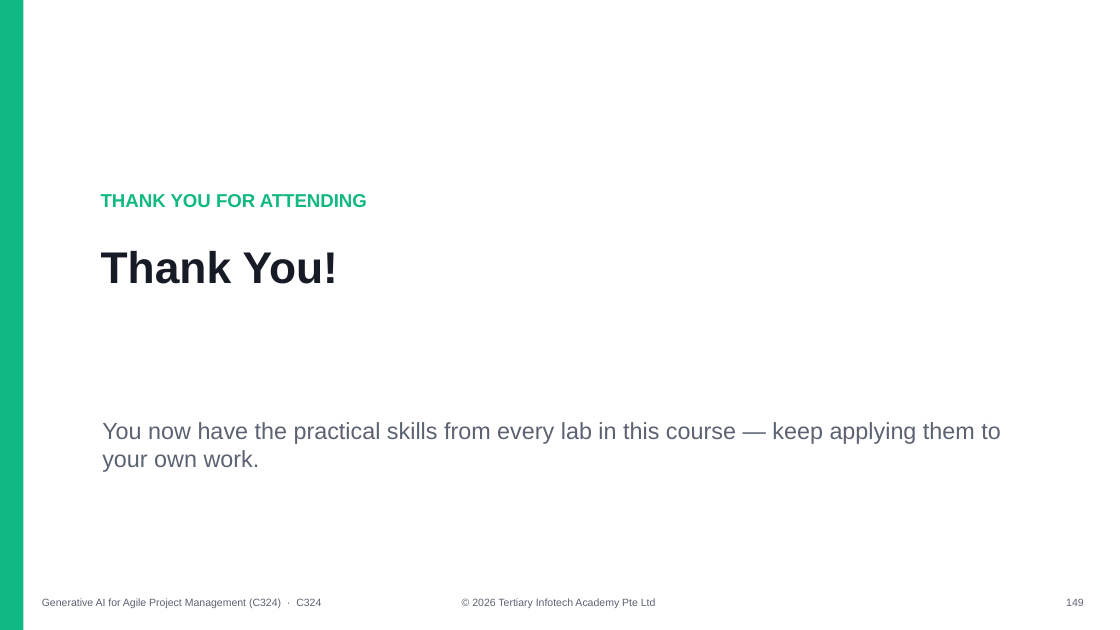
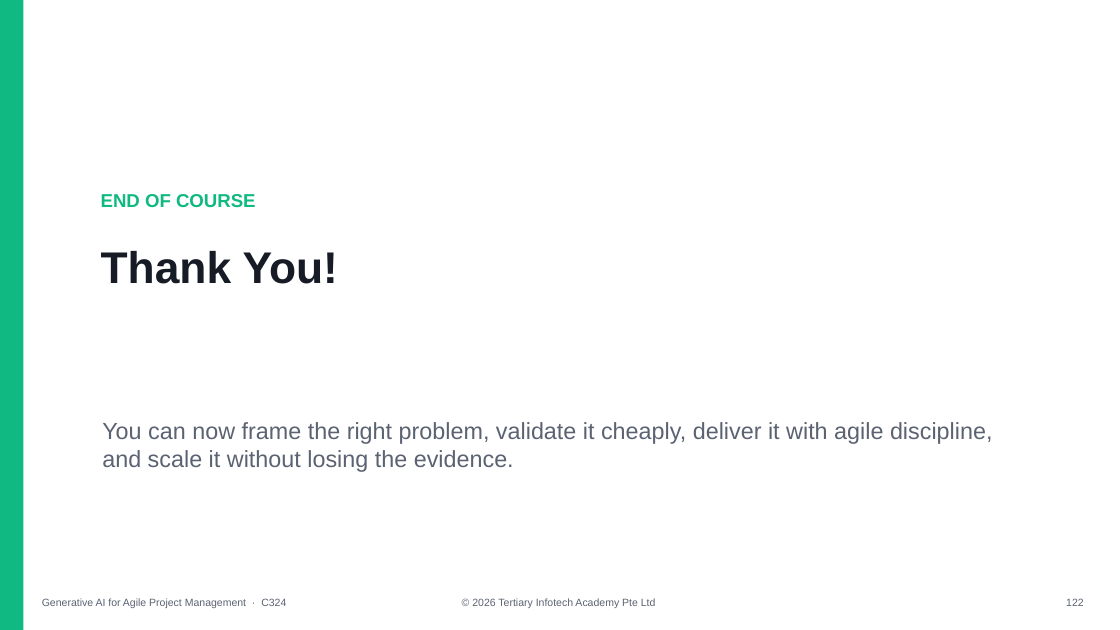
Before and after one commit to tertiarycourses/C324-Generative-AI-for-Agile-Project-Management, a slide deck: slide 122 of courseware/Generative AI for Agile Project Management (C324)-v1.0.pptx (slide 150 before the commit). Drawn at 1120x630 pixels with LibreOffice and Linux fonts; fonts in the diff are those of the drawing. Boxes give left, top, right and bottom in pixels: in the first picture for what was removed or moved away, otherwise in the second. Text is boxed around its words. In the diff, an @@ line names an element or a change of style, - is before the commit and + after.

```diff
--- a/courseware/Generative AI for Agile Project Management (C324)-v1.0.pptx
+++ b/courseware/Generative AI for Agile Project Management (C324)-v1.0.pptx
@@ text at [101,194,256,208]: text changed @@
-THANK YOU FOR ATTENDING
+END OF COURSE
@@ text at [102,422,993,472]: text changed @@
-You now have the practical skills from every lab in this course — keep applying them to your own work.
+You can now frame the right problem, validate it cheaply, deliver it with agile discipline, and scale it without losing the evidence.
@@ text at [42,598,286,608]: text changed @@
-Generative AI for Agile Project Management (C324) · C324
+Generative AI for Agile Project Management · C324
@@ text at [1066,598,1084,606]: text changed @@
-149
+122
```
Also in this commit, not shown: 19 other slides changed, 102 slides added, 130 slides removed, 51 other files.
